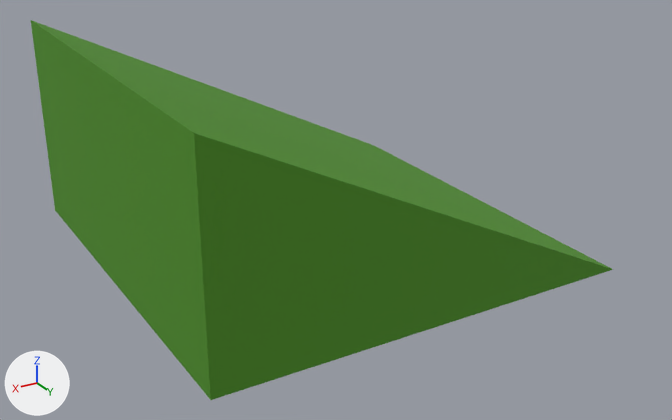
An edit to the glTF model src/assets/gltf/world/slope1.glb, drawn before and after from the same camera.
Both versions are drawn from a 50 mm camera at (4.1, 7.24, 3.87) aimed at (-0.05, 0.32, 0.41). Lighting does not change. The marker at lower left points along +X, +Y and +Z. The older version comes first. Vertices at exactly the same position are counted once.
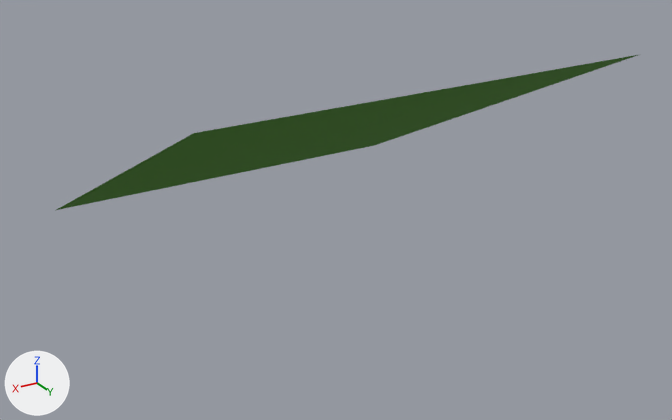
Boxes (x1, y1, x2, y2) around the edits, measured in the pictures (672 x 420 px):
'Cube', reshaped, turned
    before: (31, 20, 613, 400)
    after: (57, 54, 641, 210)
part 1 of me_cube, deleted (green)
    before: (31, 21, 613, 400)

The change, as a list of edits to the scene's bpy script:
```text
Change me_cube:
    used by ob_cube; location = (0.0, 0.0, 0.0)
    verts and faces of me_cube; kept vertices keep their numbers, new ones are numbered from 6
    before: 0 (-2.0, -2.0, 0.0) at pixel (374, 145), 1 (-2.0, 2.0, 0.0) at pixel (613, 269), 2 (2.0, -2.0, 0.0) at pixel (55, 210), 3 (2.0, -2.0, 2.0) at pixel (30, 19), 4 (2.0, 2.0, 0.0) at pixel (210, 400)
    before: 5 (2.0, 2.0, 2.0) at pixel (193, 133)
    remove me_cube.from_pydata(...)  # 6 vertices, 8 faces; spans x -2.0..2.0, y -2.0..2.0, z 0.0..2.0
    add me_cube.from_pydata(...)  # 4 vertices, 2 faces; spans x -2.0..2.0, y -2.0..2.0, z 0.0..2.0
    me_cube part 1
    add delete_vertices([2, 4])  # with the faces that use them
Change ob_cube:
    ob_cube.rotation_euler: (0.0, 0.0, 0.0) -> (0.0, 0.0, 1.571)  # degrees (0, 0, 0) -> degrees (0, 0, 90)
```
